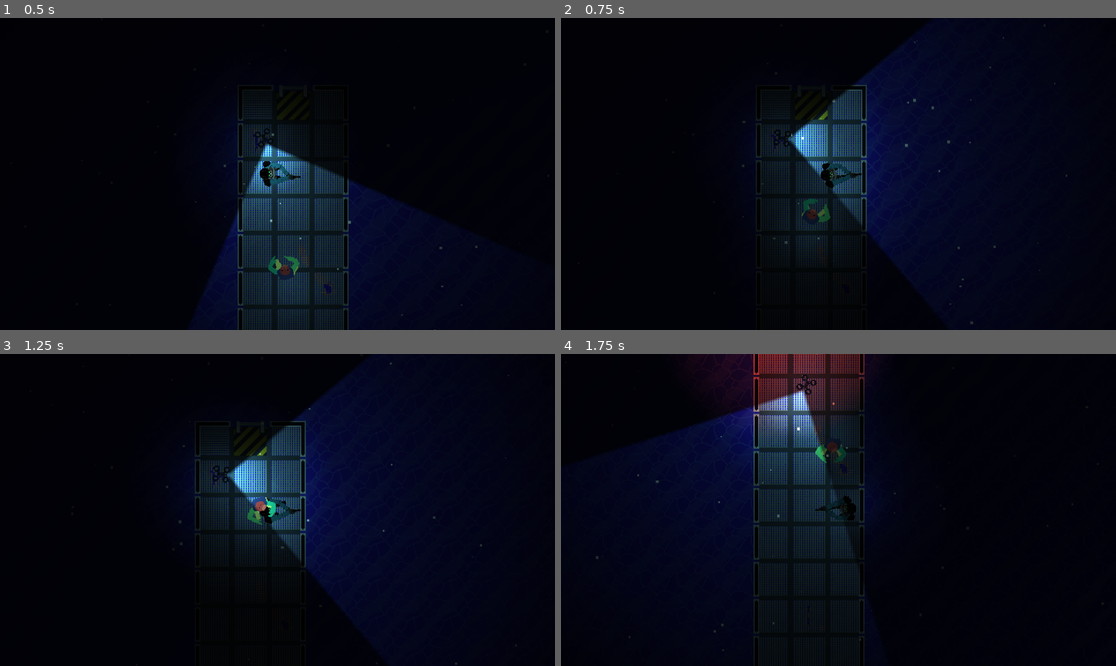
Above: before the commit, frames 1-4 (two rows, left to right).
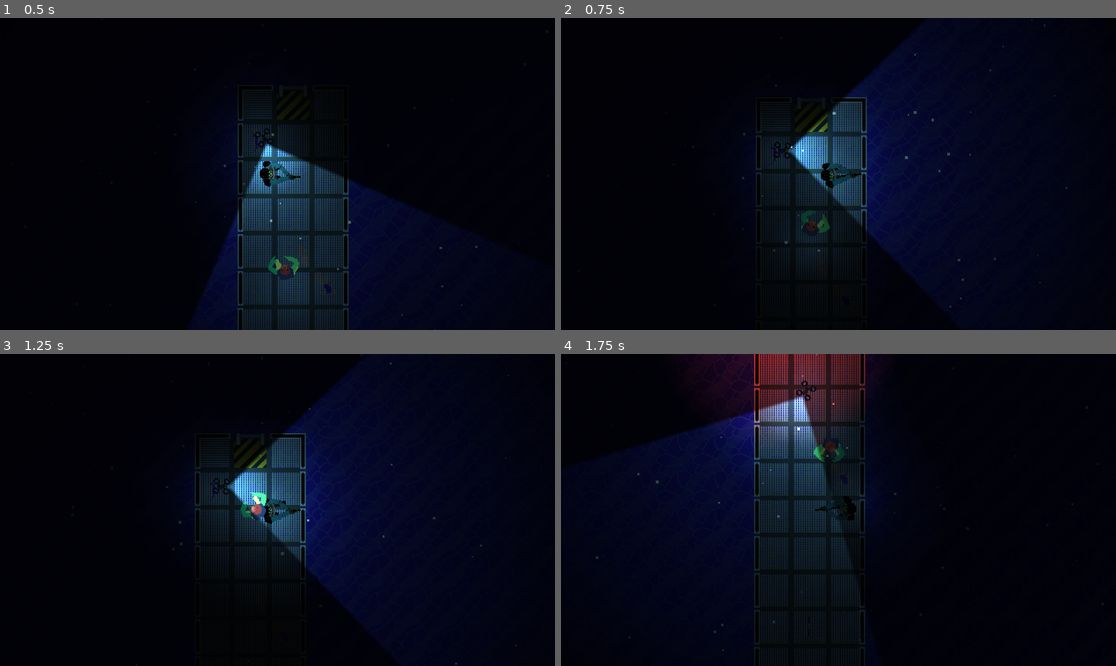
Above: after the commit, the same moments.

Repository: Fulgurata/Antibody
Game: Godot game, scene res://scenes/levels/top_side_level/top_side_level.tscn
The game is run twice, just before and just after one commit, with the same random seed, the same clock (stepped at 60 frames per second) and the same inputs. This scene is started directly instead of the project's main scene.
Inputs (mouse positions are in pixels of both pictures, inside the frame that each line leads up to):
- Up to frame 1 (0.5 s): no input
- Up to frame 2 (0.75 s): move the mouse to (960, 158) at 0.52 s; hold D (move_right) from 0.53 s (still down); tap Shift (dodge) at 0.6 s
- Up to frame 3 (1.25 s): keep holding D (move_right)
- Up to frame 4 (1.75 s): move the mouse to (727, 525) at 1.27 s; release D (move_right) at 1.28 s; hold S (move_down) from 1.28 s (still down); tap Q (flare) at 1.35 s

Frame 1 is identical in both runs. In frame 2, 2.5% of the frame differs, in the area x 32-92%, y 0-99%; in frame 3, 2.5%; in frame 4, 5.7%, in the area x 13-61%, y 0-95%.

Commit message:
Switched character2d bodies to floating mode
also set min wall value to 0

Diff:
--- a/scenes/characters/drone/drone.tscn
+++ b/scenes/characters/drone/drone.tscn
@@ -209,6 +209,8 @@
 [node name="Drone" type="CharacterBody2D" groups=["drone"]]
 light_mask = 16
 collision_layer = 8
+motion_mode = 1
+wall_min_slide_angle = 0.0
 script = ExtResource("1_3xpjv")
 
 [node name="PointLight2D" parent="." instance=ExtResource("2_2roli")]
--- a/scenes/characters/enemy_one/Enemy.tscn
+++ b/scenes/characters/enemy_one/Enemy.tscn
@@ -113,6 +113,8 @@
 
 [node name="Enemy" type="CharacterBody2D" groups=["enemy"]]
 collision_layer = 4
+motion_mode = 1
+wall_min_slide_angle = 0.0
 script = ExtResource("1_jbthf")
 metadata/_edit_group_ = true
 
--- a/scenes/characters/player/Player.tscn
+++ b/scenes/characters/player/Player.tscn
@@ -150,6 +150,8 @@
 position = Vector2(-1, 1)
 collision_layer = 516
 collision_mask = 513
+motion_mode = 1
+wall_min_slide_angle = 0.0
 script = ExtResource("1_3cblq")
 metadata/_edit_group_ = true
 
--- a/scenes/levels/level_one/LevelOne.tscn
+++ b/scenes/levels/level_one/LevelOne.tscn
@@ -63,7 +63,6 @@
 
 [node name="Drone" parent="." instance=ExtResource("5_f0lre")]
 position = Vector2(39, 205)
-collision_layer = 8
 
 [node name="Flare" parent="." instance=ExtResource("6_5u8p2")]
 position = Vector2(544, 297)
--- a/scenes/levels/top_side_level/top_side_level.tscn
+++ b/scenes/levels/top_side_level/top_side_level.tscn
@@ -69,9 +69,9 @@
 1:9/0 = 0
 2:9/0 = 0
 3:9/0 = 0
-3:9/0/physics_layer_0/polygon_0/points = PackedVector2Array(-32, -32, -23, -32, -22.5, 32, -32, 32)
+3:9/0/physics_layer_0/polygon_0/points = PackedVector2Array(-32, -32, -24, -32, -21, -2.5, -24, 32, -32, 32)
 4:9/0 = 0
-4:9/0/physics_layer_0/polygon_0/points = PackedVector2Array(22.5, -32, 32, -32, 32, 32, 23, 32)
+4:9/0/physics_layer_0/polygon_0/points = PackedVector2Array(23, -32, 32, -32, 32, 32, 22.5, 32, 22.1686, -1.68369)
 0:10/0 = 0
 1:10/0 = 0
 2:10/0 = 0
@@ -100,24 +100,24 @@
 4:13/0 = 0
 4:13/0/physics_layer_0/polygon_0/points = PackedVector2Array(-32, -32, -18.5, -32, -17, 32, -32, 32)
 0:14/0 = 0
-0:14/0/physics_layer_0/polygon_0/points = PackedVector2Array(-32, -32, -21, -32, -21, 32, -32, 32)
+0:14/0/physics_layer_0/polygon_0/points = PackedVector2Array(-32, -32, -24, -32, -21, -2.5, -24, 32, -32, 32)
 1:14/0 = 0
 2:14/0 = 0
-2:14/0/physics_layer_0/polygon_0/points = PackedVector2Array(23, -32, 32, -32, 32, 32, 22.5, 32)
+2:14/0/physics_layer_0/polygon_0/points = PackedVector2Array(23, -32, 32, -32, 32, 32, 22.5, 32, 22.1686, -1.68369)
 3:14/0 = 0
 4:14/0 = 0
 0:15/0 = 0
-0:15/0/physics_layer_0/polygon_0/points = PackedVector2Array(-32, -32, -21, -32, -21, 32, -32, 32)
+0:15/0/physics_layer_0/polygon_0/points = PackedVector2Array(-32, -32, -24, -32, -21, -2.5, -24, 32, -32, 32)
 1:15/0 = 0
 2:15/0 = 0
-2:15/0/physics_layer_0/polygon_0/points = PackedVector2Array(23, -32, 32, -32, 32, 32, 22.5, 32)
+2:15/0/physics_layer_0/polygon_0/points = PackedVector2Array(23, -32, 32, -32, 32, 32, 22.5, 32, 22.1686, -1.68369)
 3:15/0 = 0
 4:15/0 = 0
 0:16/0 = 0
-0:16/0/physics_layer_0/polygon_0/points = PackedVector2Array(-32, -32, -21, -32, -21, 32, -32, 32)
+0:16/0/physics_layer_0/polygon_0/points = PackedVector2Array(-32, -32, -24, -32, -21, -2.5, -24, 32, -32, 32)
 1:16/0 = 0
 2:16/0 = 0
-2:16/0/physics_layer_0/polygon_0/points = PackedVector2Array(23, -32, 32, -32, 32, 32, 22.5, 32)
+2:16/0/physics_layer_0/polygon_0/points = PackedVector2Array(23, -32, 32, -32, 32, 32, 22.5, 32, 22.1686, -1.68369)
 3:16/0 = 0
 4:16/0 = 0
 0:17/0 = 0
